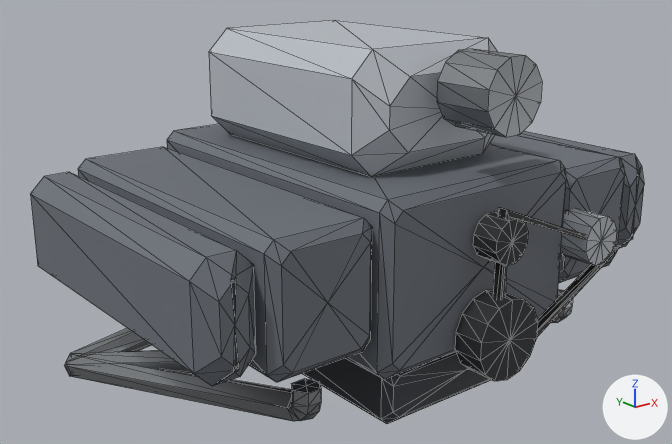
The glTF model assets/parts/engine/crate_kmw_flat6_30.glb: old version first, new version second.
One viewpoint serves both versions: a 50 mm camera at (-0.783, -0.93, 0.559) aimed at (-0.025, 0.017, 0.18). The lights are fixed; the arrows at lower right show +X, +Y and +Z. The first picture is the older version. Mesh edges are drawn as thin lines. Where no turn or scale is listed for an object, it has been applied to the vertices. Vertices at exactly the same position are counted once.

The first picture shows 'model'.
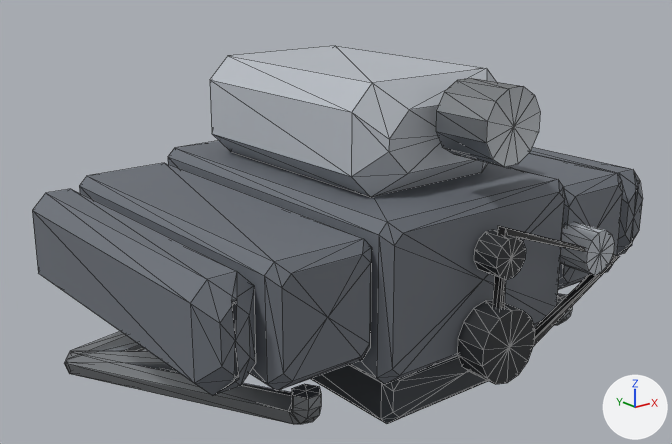
The change, as a list of edits to the scene's bpy script:
```text
Change me_model:
    used by ob_model
    remove me_model.from_pydata(...)  # 621 vertices, 1176 faces; spans x -0.37..0.37, y -0.276..0.276, z -0.245..0.245
    add me_model.from_pydata(...)  # 621 vertices, 1176 faces; spans x -0.37..0.37, y -0.276..0.276, z -0.226..0.226
    me_model part 1: the loose piece of 26 vertices spanning x -0.043..0.043, y -0.264..-0.187, z 0.156..0.243 is moved by (0.0, 0.0, -0.017)
    me_model part 2: the loose piece of 30 vertices spanning x -0.049..0.049, y -0.276..-0.236, z -0.136..-0.035 is scaled about the mesh origin by (0.913, 1, 0.913)
    me_model part 3: the loose piece of 26 vertices spanning x -0.027..0.027, y -0.271..-0.236, z 0.007..0.061 is scaled about the mesh origin by (0.913, 0.999, 0.912)
    me_model part 4: the loose piece of 17 vertices spanning x -0.006..0.228, y -0.262..-0.251, z -0.141..0.071 is scaled about the mesh origin by (1, 1, 0.913)
    me_model part 5: 486 of 621 vertices moved; they spanned x -0.37..0.37, y -0.231..0.276, z -0.245..0.245 and now span x -0.37..0.37, y -0.231..0.276, z -0.226..0.224; mean shift (0.0, 0.0, 0.006); largest move (0.094, 0.198, 0.185) -> (0.094, 0.198, 0.164)
    other edits to the shape of me_model do not show in these pictures
Change ob_model:
    ob_model.location: (0.0, 0.0, 0.187) -> (0.0, 0.0, 0.171)
```

Pixel boxes (x1, y1, x2, y2) of what changed, in the pictures (672 x 444 px; the box of a moved part takes in the faces that stretch with it):
'model', reshaped, moved (6% shorter)
    before: (30, 20, 644, 424)
    after: (32, 46, 643, 424)
part 1 of me_model, moved or reshaped
    before: (437, 49, 542, 137)
    after: (436, 78, 540, 167)
part 2 of me_model, moved or reshaped
    before: (455, 290, 538, 381)
    after: (457, 300, 535, 384)
part 3 of me_model, moved or reshaped
    before: (473, 212, 528, 266)
    after: (474, 230, 526, 280)
part 4 of me_model, moved or reshaped
    before: (493, 208, 621, 337)
    after: (492, 226, 620, 345)
part 5 of me_model, moved or reshaped
    before: (30, 20, 644, 421)
    after: (32, 46, 643, 424)
